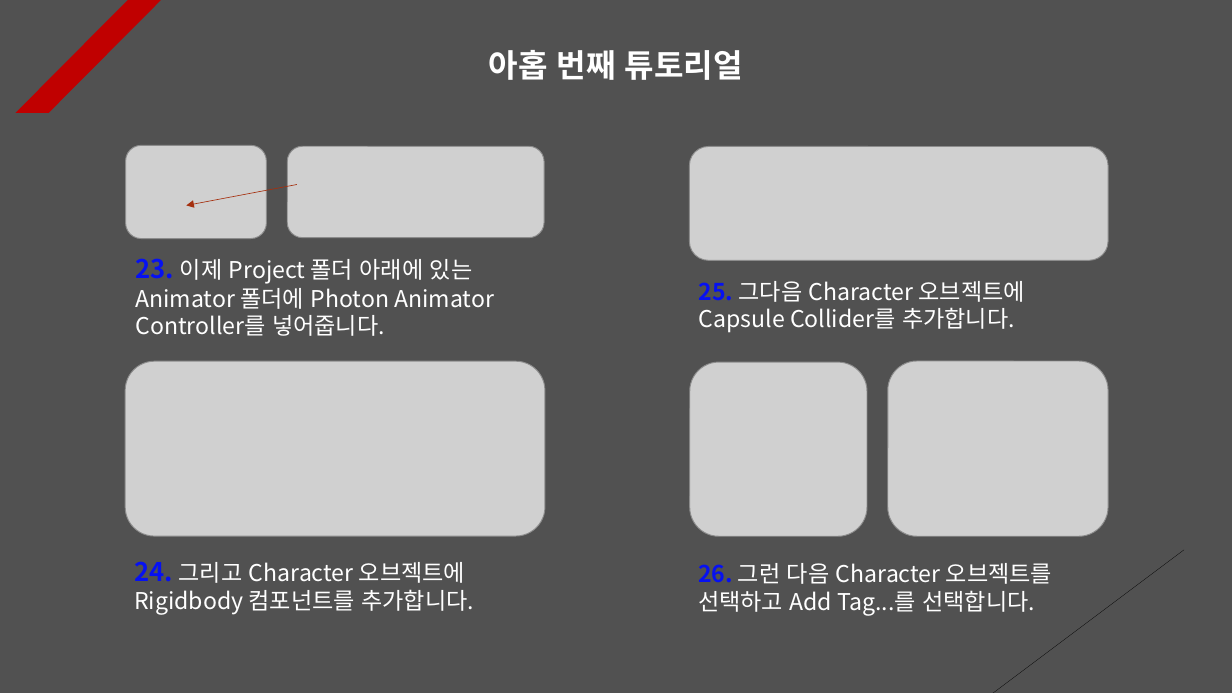
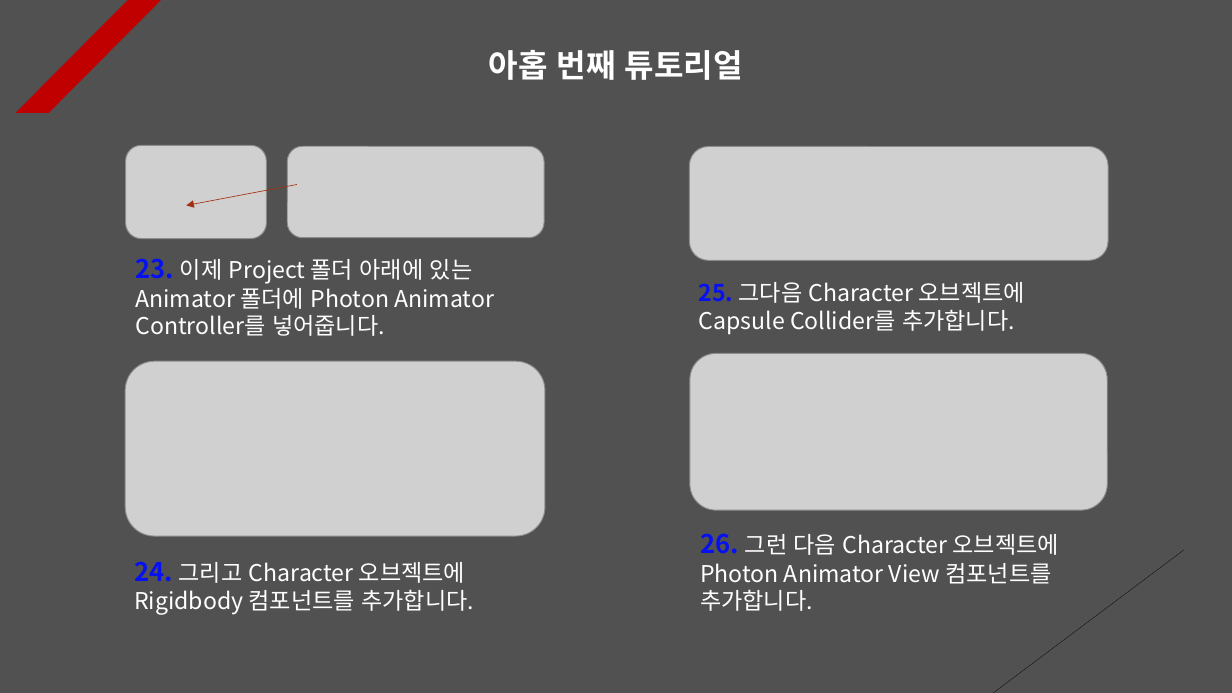
Before and after one commit to Unity2033/3D-UnityEngine, a slide deck: slide 9 of Assets/Class/Photon Server/PPT Data/Photon Game.pptx. Drawn at 1232x693 pixels with LibreOffice and Linux fonts; fonts in the diff are those of the drawing; grey boxes stand for pictures. Boxes give left, top, right and bottom in pixels: in the first picture for what was removed or moved away, otherwise in the second. Text is boxed around its words. In the diff, an @@ line names an element or a change of style, - is before the commit and + after.

Commit message:
Light tutorial renewal
- Photon Server Update PPT Data

- Set to reverse the position of the
  object by inverting the size value
  when it comes to a specific
  position

- Implemented to move in a specific
  direction with a translation function

- Adding and deleting resource data

```diff
--- a/Assets/Class/Photon Server/PPT Data/Photon Game.pptx
+++ b/Assets/Class/Photon Server/PPT Data/Photon Game.pptx
@@ picture resized from (x1=690, y1=362, x2=868, y2=536) to (x1=690, y1=353, x2=1108, y2=510) @@
@@ picture removed at (x1=888, y1=361, x2=1108, y2=537) @@
@@ text at (x1=700, y1=533, x2=1059, y2=611): text changed @@
-26. 그런 다음 Character 오브젝트를 선택하고 Add Tag...를 선택합니다.
+26. 그런 다음 Character 오브젝트에 Photon Animator View 컴포넌트를 추가합니다.
```
Also in this commit, not shown: 5 other slides changed, 2 slides added, 48 other files.
